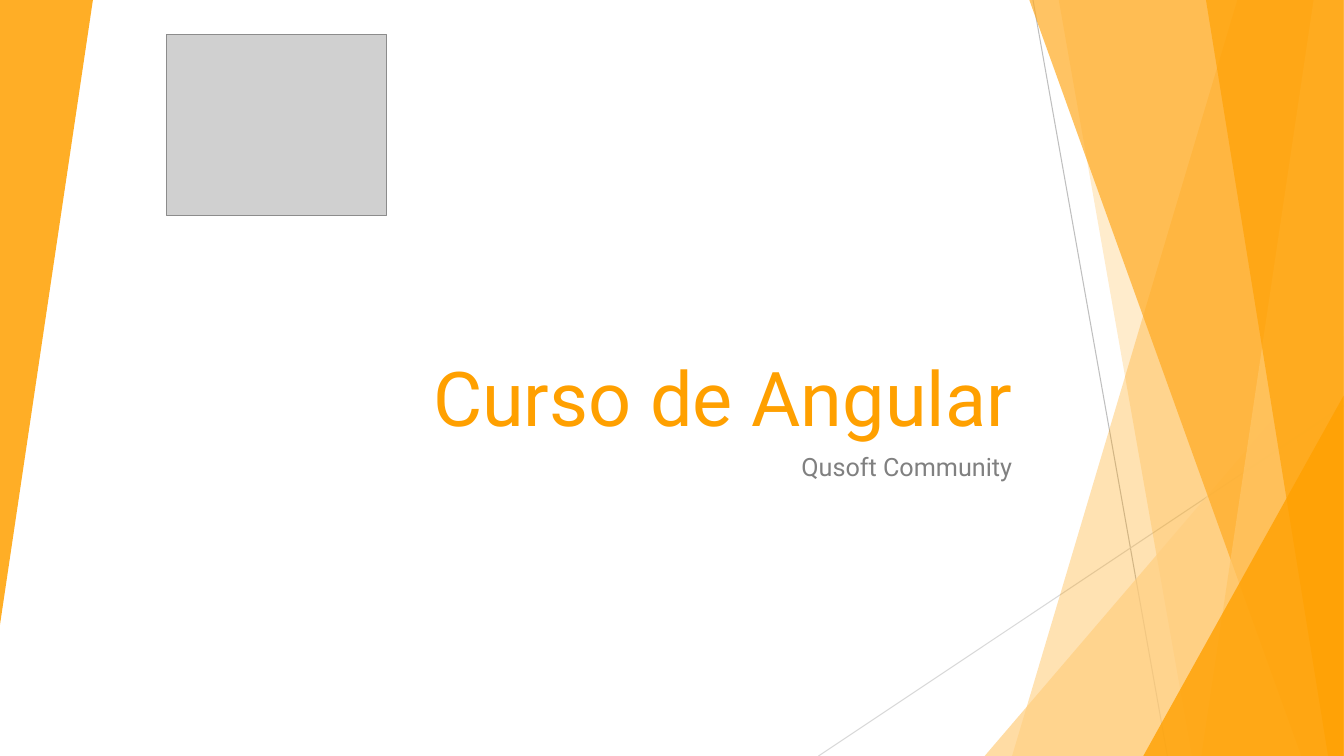
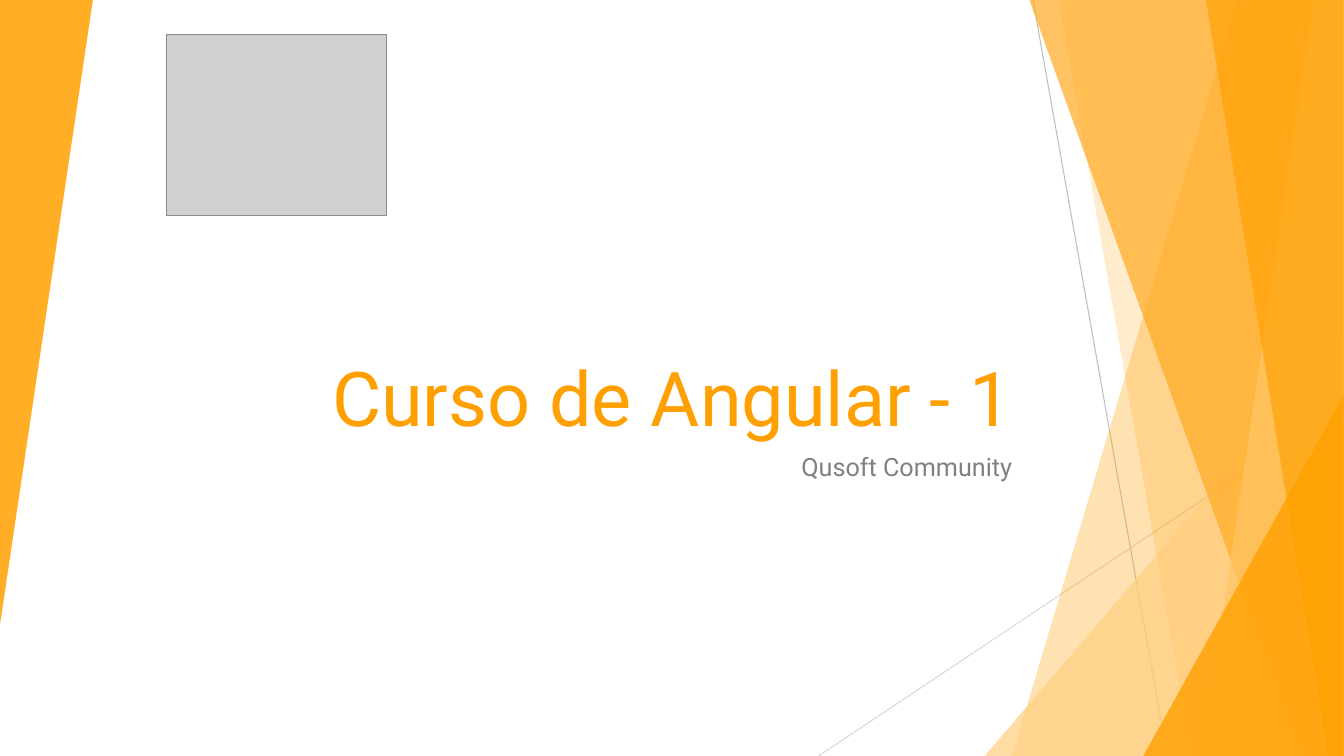
Before and after one commit to rabp99/app-heroes-frontend, a slide deck: slide 1 of documentacion/clase 1.pptx. Drawn at 1344x756 pixels with LibreOffice and Linux fonts; fonts in the diff are those of the drawing; grey boxes stand for pictures. Boxes give left, top, right and bottom in pixels: in the first picture for what was removed or moved away, otherwise in the second. Text is boxed around its words. In the diff, an @@ line names an element or a change of style, - is before the commit and + after.

```diff
--- a/documentacion/clase 1.pptx
+++ b/documentacion/clase 1.pptx
@@ title at (332,369,1011,442): text changed @@
-Curso de Angular
+Curso de Angular - 1
```
Also in this commit, not shown: 10 other files.
